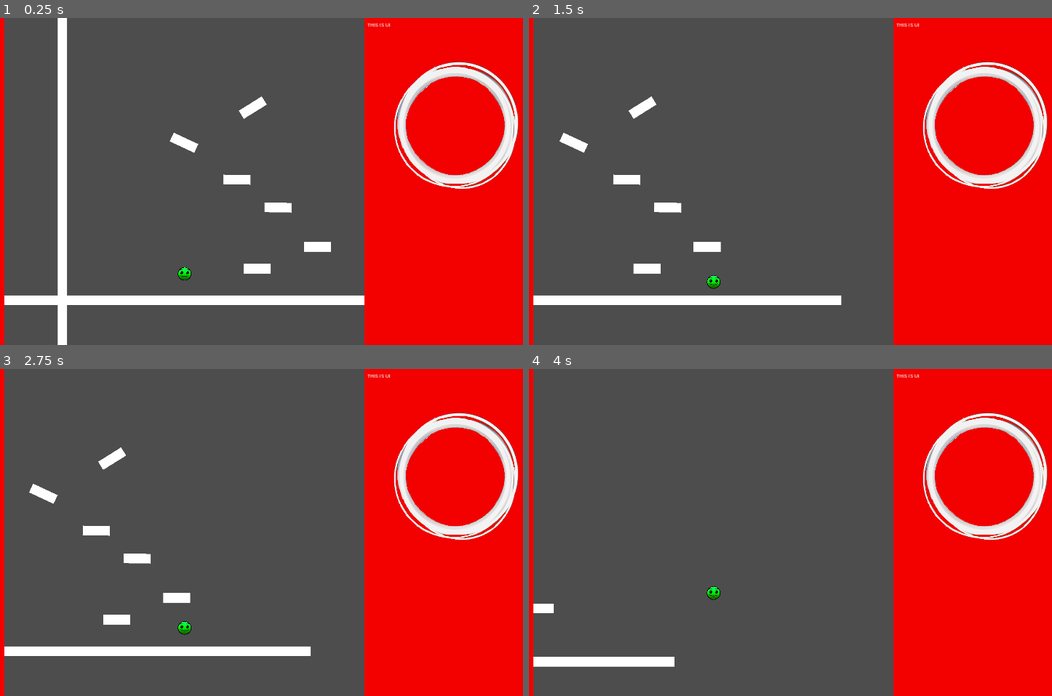
Above: before the commit, frames 1-4 (two rows, left to right).
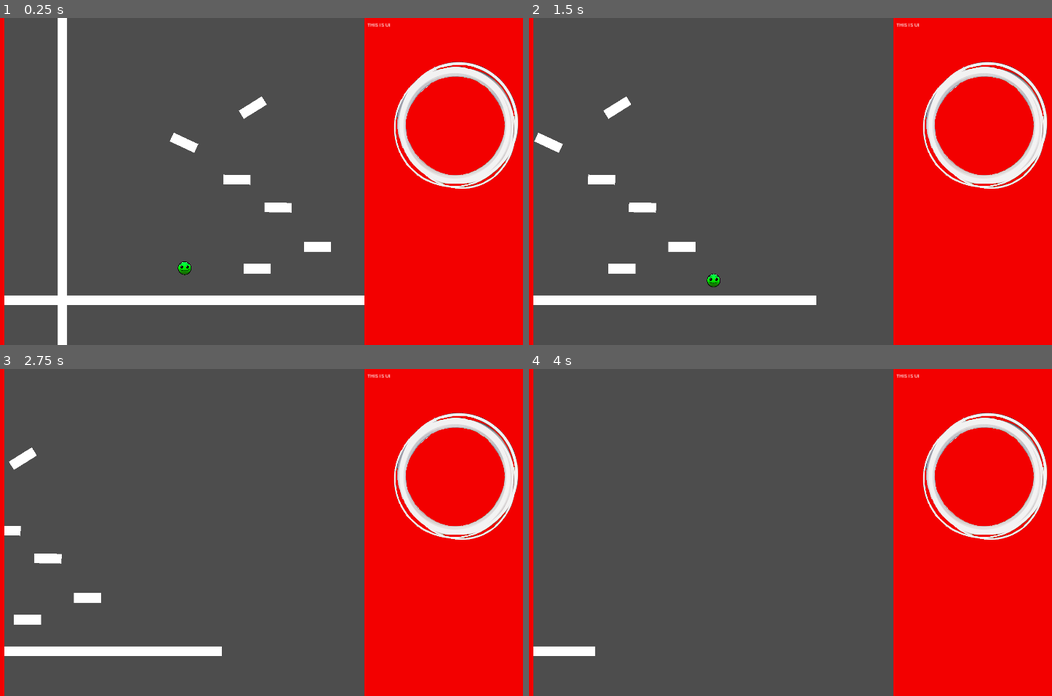
Above: after the commit, the same moments.

Repository: ReusableChopsticks/BreakoutBossfight
Game: Godot game, scene res://scenes/ui/OLD_game_display.tscn
Two runs of this game, one before a commit and one after it. Both use one fixed random seed, a clock stepped at 60 frames per second and the inputs below.
Inputs:
- Up to frame 1 (0.25 s): no input
- Up to frame 2 (1.5 s): hold Z (jump) 0.53-1.28 s; hold Right (move_right) from 0.53 s (still down); tap Z (jump) at 1.35 s
- Up to frame 3 (2.75 s): tap Z (jump) at 1.52, 1.82 s; release Right (move_right) at 2.03 s; hold Left (move_left) from 2.03 s (still down); hold Z (jump) from 2.03 s (still down)
- Up to frame 4 (4 s): release Left (move_left) at 2.78 s; release Z (jump) at 2.78 s; hold Right (move_right) from 2.78 s (still down); tap Z (jump) at 2.85, 3.02, 3.32 s; hold Z (jump) from 3.53 s (still down)

The runs differ from the first frame. In frame 1, 0.1% of the frame differs, in the area x 33-37%, y 74-81%; in frame 2, 2.0%; in frame 3, 2.3%, in the area x 0-60%, y 24-88%; in frame 4, 1.4%.

Commit message:
awful apex modifier
saving just in case, will redo

Diff:
--- a/entities/player/player.gd
+++ b/entities/player/player.gd
@@ -7,11 +7,14 @@
 @export_range(0.0, 1.0) var move_lerp: float = 1
 @export_range(0.0, 1.0) var stop_lerp: float = 1
 @export_range(0.0, 1.0) var air_friction_lerp: float = 1
+@export_range(0, 500) var apex_range: float = 200
+@export_range(0, 1.0) var apex_grav_multiplier: float = 0.7
+@export_range(1.0, 2.0) var apex_x_multiplier: float = 1.5
 # Get the gravity from the project settings to be synced with RigidBody nodes.
 #var gravity = ProjectSettings.get_setting("physics/2d/default_gravity")
 var gravity: float = 3000
 # downwards force for jump releases and ceiling bumps
-var push_down_velocity = 100
+var push_down_velocity = 50
 
 @onready var jump_hold_timer: Timer = $Timers/JumpHoldTimer
 @onready var coyote_timer: Timer = $Timers/CoyoteTimer
@@ -53,7 +56,6 @@
 	if is_on_ceiling():
 		release_jump()
 
-
 func execute_jump():
 	print("jump")
 	is_jumping = true
@@ -68,11 +70,15 @@
 	velocity.y = push_down_velocity
 
 func handle_gravity(delta):
+	var y_apex_mod = apex_grav_multiplier if velocity.y < apex_range and velocity.y > -apex_range else 1
+
 	# upon jump release, add force downwards
 	if not Input.is_action_pressed("jump") and velocity.y < 0:
 		release_jump()
+	# apply gravity if in air
 	if not is_on_floor():
-		velocity.y = clampf(velocity.y + (gravity * delta), -999999, max_fall_velocity)
+		velocity.y = clampf(velocity.y + (gravity * delta * y_apex_mod), -999999, max_fall_velocity)
+
 
 func handle_direction():
 	var direction = Input.get_axis("move_left", "move_right")
@@ -84,31 +90,14 @@
 			velocity.x = lerpf(velocity.x, 0, stop_lerp)
 		else:
 			velocity.x = lerpf(velocity.x, 0, air_friction_lerp)
+	if velocity.y < apex_range and velocity.y > -apex_range and velocity.y != 0:
+		velocity.x *= apex_x_multiplier
 
 func _physics_process(delta):
 	handle_jump()
 	handle_gravity(delta)
 	handle_direction()
-
-	## Handle jump.
-	#if Input.is_action_just_pressed("jump") and is_on_floor():
-		#velocity.y = jump_velocity
-		#can_hold_jump = true
-		#jump_hold_timer.start()
-	#
-		#velocity.y = jump_velocity
-	## jump cancel boosts you down faster
-	## applied only when you release while ascending
-	#if Input.is_action_just_released("jump") and velocity.y < 0:
-		#velocity.y = push_down_velocity
-#
-	# Get the input direction and handle the movement/deceleration.
-	#var direction = Input.get_axis("move_left", "move_right")
-	#if direction:
-		#velocity.x = direction * move_speed
-	#else:
-		#velocity.x = move_toward(velocity.x, 0, move_speed)
-
+	print(velocity.y)
 	move_and_slide()
 
 
--- a/entities/player/player.tscn
+++ b/entities/player/player.tscn
@@ -14,9 +14,9 @@
 script = ExtResource("1_pe5m7")
 jump_velocity = -500.0
 max_fall_velocity = 2000
-move_lerp = 0.348
-stop_lerp = 0.199
-air_friction_lerp = 0.129
+move_lerp = 0.213
+stop_lerp = 0.209
+air_friction_lerp = 0.1
 
 [node name="Sprite2D" type="Sprite2D" parent="."]
 scale = Vector2(0.04, 0.04)
